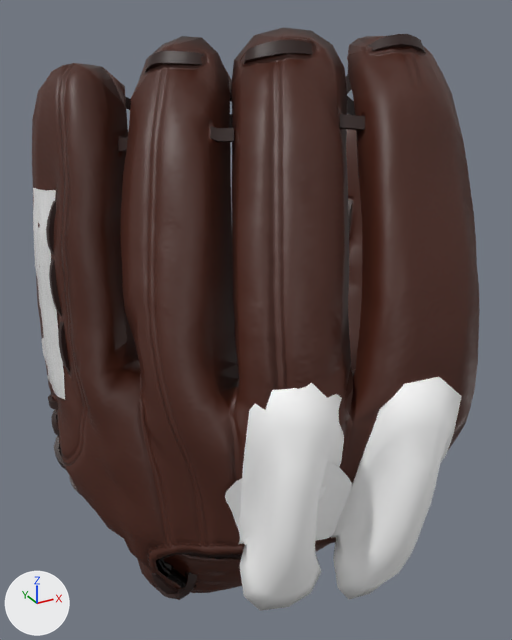
The glTF model public/assets/openBack.glb, before and after one commit.
Both versions are drawn from a 50 mm lens placed at (-0.322, -0.699, 0.358), pointed at (0.024, -0.069, 0.043). Lighting does not change. The marker at lower left points along +X, +Y and +Z. The picture after the commit comes second. Where no turn or scale is listed for an object, it has been applied to the vertices. Vertices at exactly the same position are counted once.

In view in the first picture: 'indexHood', 'middleHood', 'middlePad', 'openBack', 'openBackProps', 'pinkyName'.
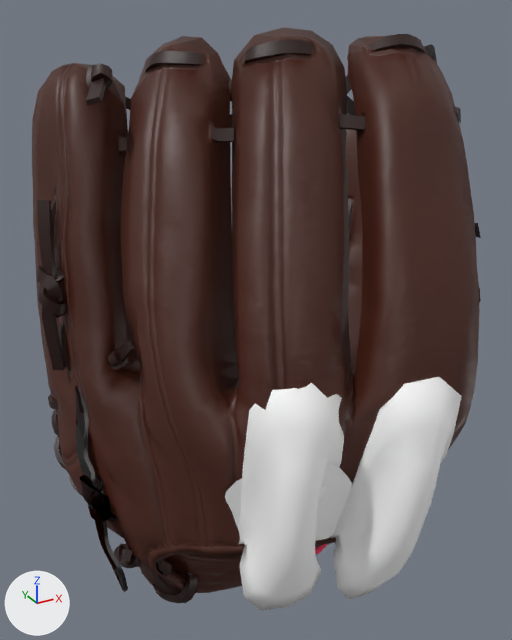
Boxes [x1, y1, x2, y2] around the edits, measured in the pictures (512 x 640 px):
'openBack', reshaped: before [32, 27, 480, 600]; after [32, 27, 480, 593]
'openBackProps', reshaped: before [46, 34, 425, 598]; after [37, 34, 425, 603]
'pinkyName', deleted: before [33, 188, 65, 399]
'singlePostOB.002', added: after [424, 44, 481, 302]
'logo', added (mostly hidden): after [315, 544, 328, 555]
part 1 of me_mesh_006, added: after [80, 475, 128, 592]
part 2 of me_mesh_006, added: after [75, 385, 111, 521]
part 3 of me_mesh_007, added: after [37, 200, 134, 371]
part 4 of me_mesh_007, built on: before [152, 573, 197, 598]; after [114, 544, 198, 603]
part 5 of me_mesh_007, added: after [86, 64, 112, 106]

What changed in the scene script:
```text
Add img_logonormal3:
    img_logonormal3 = load_image('logoNormal3', '_unpacked/logoNormal3', 2048, 2048, 'Non-Color')
Add img_singleposthq_normal_tangent:
    img_singleposthq_normal_tangent = load_image('singleposthq_normal_tangent', '_unpacked/singleposthq_normal_tangent', 2048, 2048, 'Non-Color')
Add mat_logomat:
    mat_logomat = bpy.data.materials.new('logoMat')
    # colours: pink #ff1a5c, mixed with the vertex colours
    # uses the picture img_logonormal3
Add mat_propsmat_001:
    mat_propsmat_001 = bpy.data.materials.new('propsMat.001')
    # colours: brown #471e10
    # uses the picture img_singleposthq_normal_tangent
Change me_mesh_006:
    used by ob_openback; location = (0.026, -0.092, -0.035)
    remove me_mesh_006.from_pydata(...)  # 2154 vertices, 4211 faces; spans x -0.216..0.278, y -0.207..0.205, z -0.282..0.378
    add me_mesh_006.from_pydata(...)  # 3408 vertices, 6679 faces; spans x -0.216..0.278, y -0.207..0.205, z -0.282..0.378
    me_mesh_006 part 1: a new loose piece of 336 vertices spanning x -0.215..-0.183, y -0.022..0.024, z -0.198..-0.055, in mat_glovemat
    me_mesh_006 part 2: a new loose piece of 318 vertices spanning x -0.214..-0.191, y -0.016..0.042, z -0.093..0.043, in mat_glovemat
    other edits to the shape of me_mesh_006 do not show in these pictures
Change me_mesh_007:
    used by ob_openbackprops; location = (0.026, -0.092, -0.035)
    remove me_mesh_007.from_pydata(...)  # 2180 vertices, 3654 faces; spans x -0.216..0.24, y -0.15..0.193, z -0.241..0.373
    add me_mesh_007.from_pydata(...)  # 3704 vertices, 6598 faces; spans x -0.227..0.245, y -0.15..0.193, z -0.261..0.373
    me_mesh_007 part 3: 552 vertices added at x -0.227..-0.163, y -0.049..0.071, z 0.055..0.228
    me_mesh_007 part 4: 68 vertices moved from x -0.152..-0.099, y -0.033..0.019, z -0.241..-0.187 to x -0.151..-0.1, y -0.038..0.017, z -0.241..-0.191; 336 vertices added at x -0.189..-0.131, y -0.032..0.09, z -0.261..-0.131
    me_mesh_007 part 5: 216 vertices added at x -0.175..-0.136, y 0.002..0.065, z 0.317..0.348
    other edits to the shape of me_mesh_007 do not show in these pictures
Add me_mesh_008:
    me_mesh_008.from_pydata(...)  # 2454 vertices, 4610 faces; spans x -0.0396..0.0556, y -0.0242..0.0397, z -0.042..0.0366
    me_mesh_008.materials.append(mat_logomat)
Add me_singlepost_003:
    me_singlepost_003.from_pydata(...)  # 84 vertices, 64 faces; spans x -0.088..0.11, y -0.096..0.241, z -0.249..0.062
    me_singlepost_003.materials.append(mat_propsmat_001)
Remove ob_pinkyname:
    ob_pinkyname = bpy.data.objects.new('pinkyName', me_object_006)
    ob_pinkyname.location = (0.0, 0.0, 0.0)
Add ob_logo:
    ob_logo = bpy.data.objects.new('logo', me_mesh_008)
    ob_logo.location = (0.02, -0.135, -0.261)
Add ob_singlepostob_002:
    ob_singlepostob_002 = bpy.data.objects.new('singlePostOB.002', me_singlepost_003)
    ob_singlepostob_002.location = (0.21, -0.182, 0.267)
```
